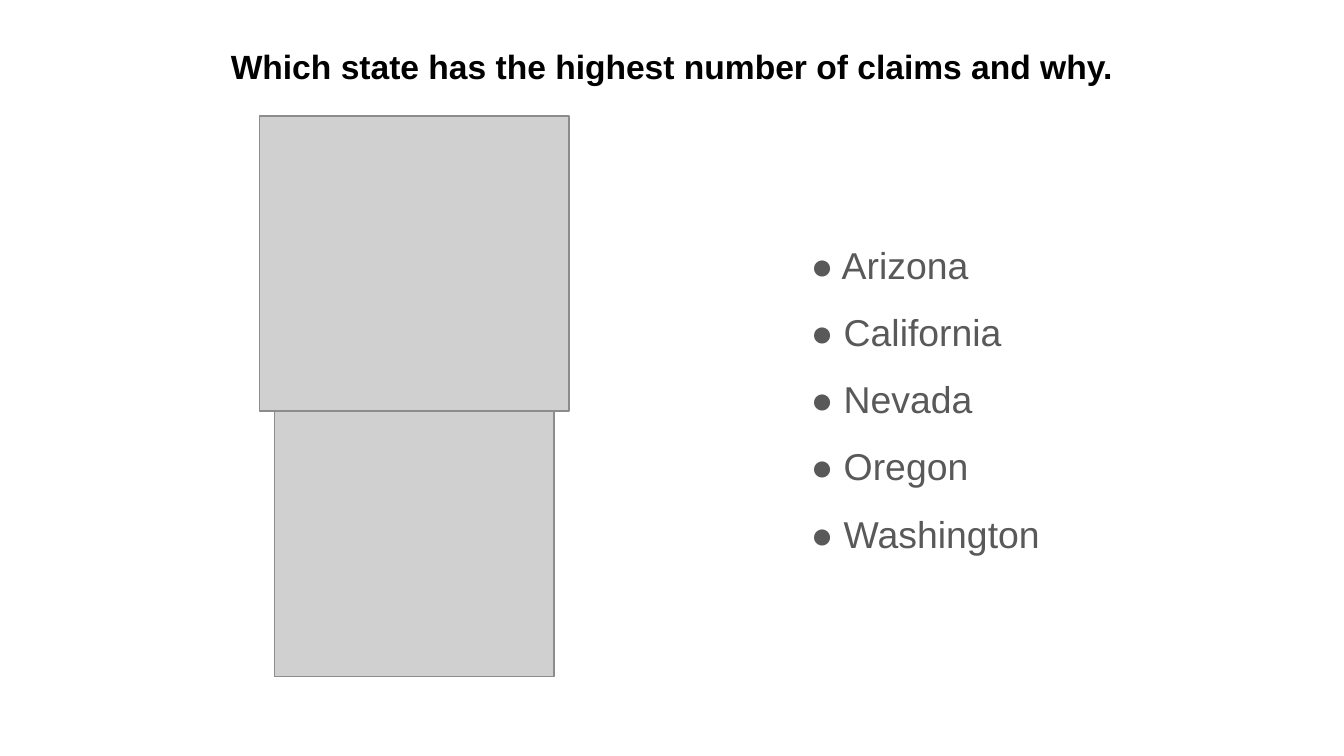
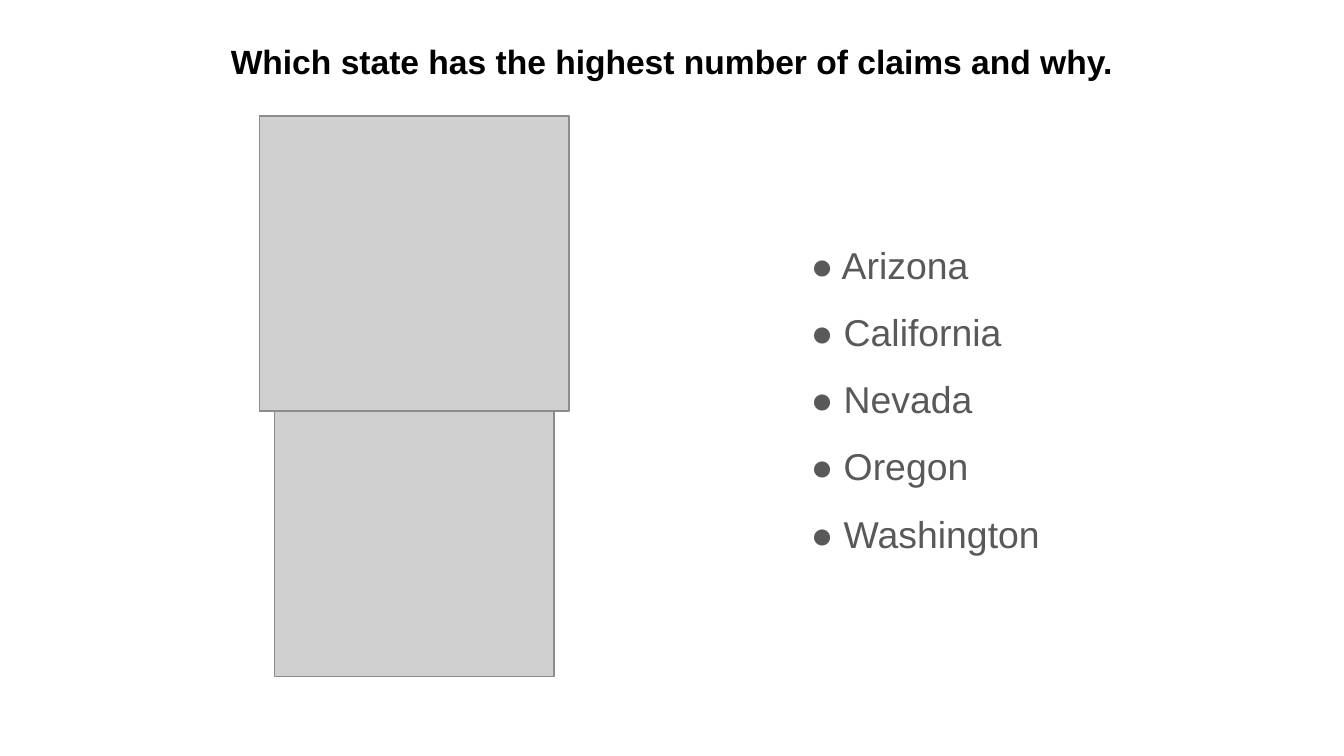
Before and after one commit to rdeshir10/Understanding_car_insurance, a slide deck: slide 10 of Car_Insurance_Presentation.pptx (slide 9 before the commit). Drawn at 1344x756 pixels with LibreOffice and Linux fonts; fonts in the diff are those of the drawing; grey boxes stand for pictures. Boxes give left, top, right and bottom in pixels: in the first picture for what was removed or moved away, otherwise in the second. Text is boxed around its words. In the diff, an @@ line names an element or a change of style, - is before the commit and + after.

```diff
--- a/Car_Insurance_Presentation.pptx
+++ b/Car_Insurance_Presentation.pptx
@@ text "Which state has the highest ...": place and size @@
-text "Which state has the highest ..." at box(231, 54, 1112, 85)
+text "Which state has the highest ..." at box(231, 49, 1112, 80)
```
Also in this commit, not shown: 2 other slides changed, 1 slide added.
